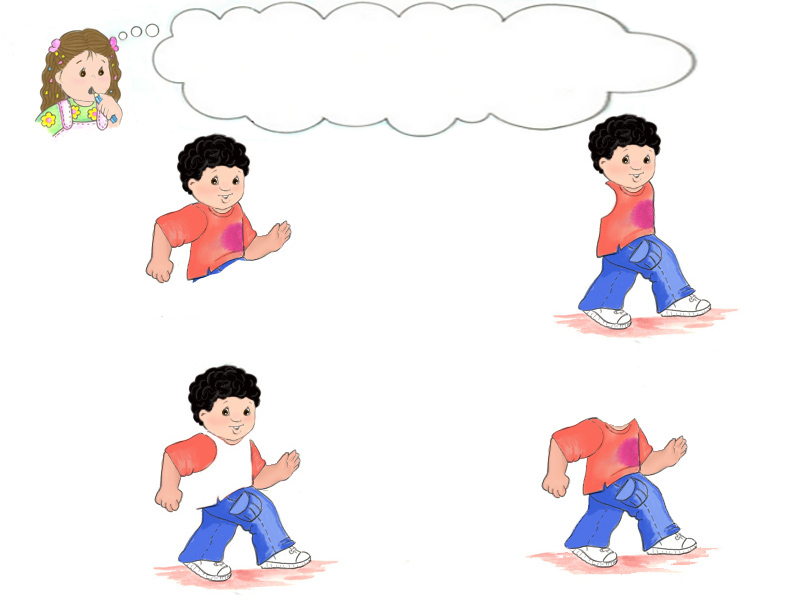
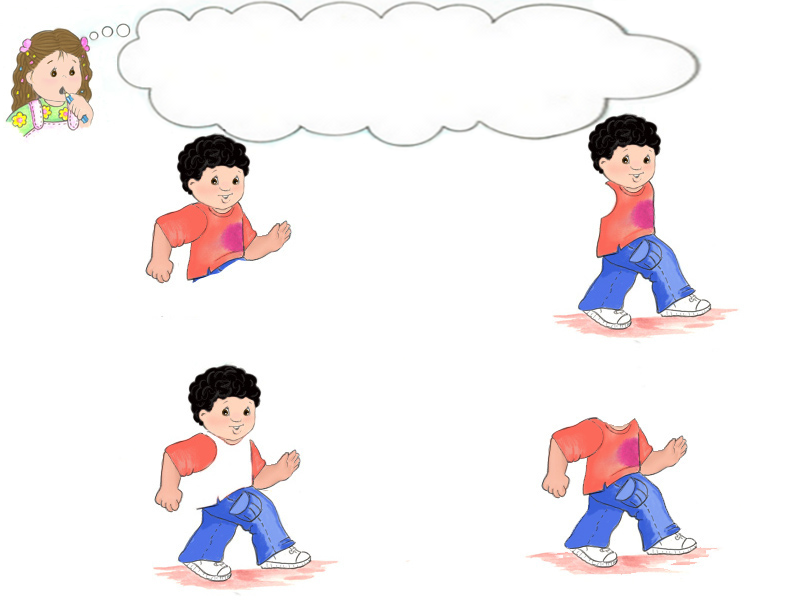
The second 800 × 600 image is a revision of the first. Changes to its layers:
painted on "Capa pegada" over (117, 0, 703, 150)
added layer "Capa pegada#1" above "Fondo" over (2, 5, 135, 144)
painted on "Fondo" over (29, 3, 164, 144)
